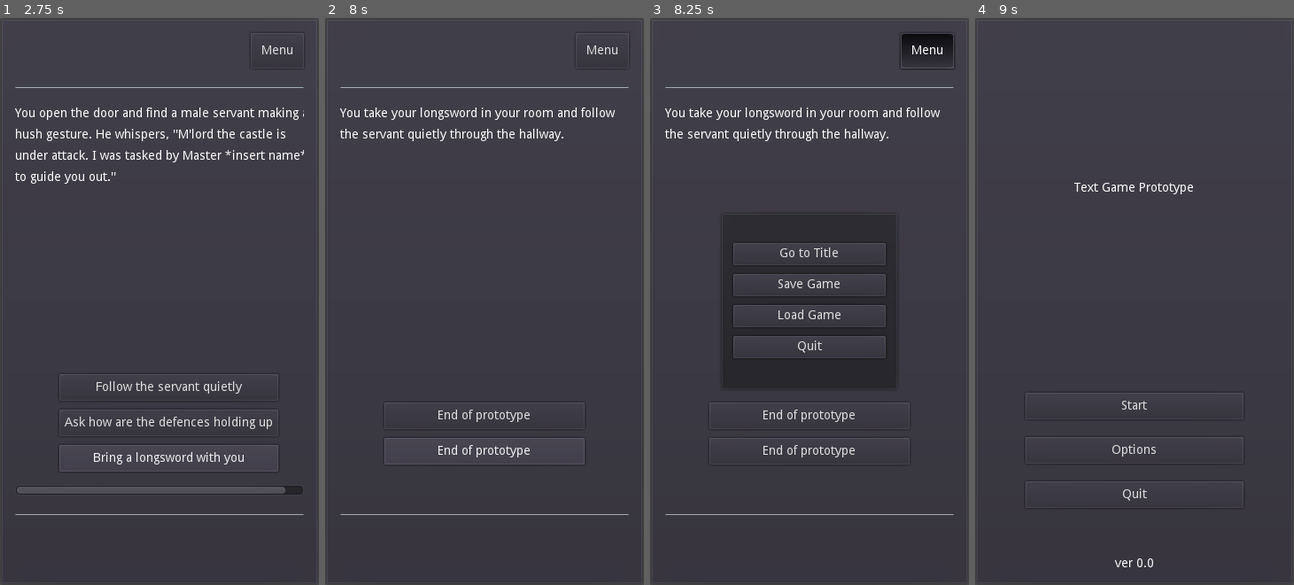
Above: before the commit, frames 1-4 (left to right).
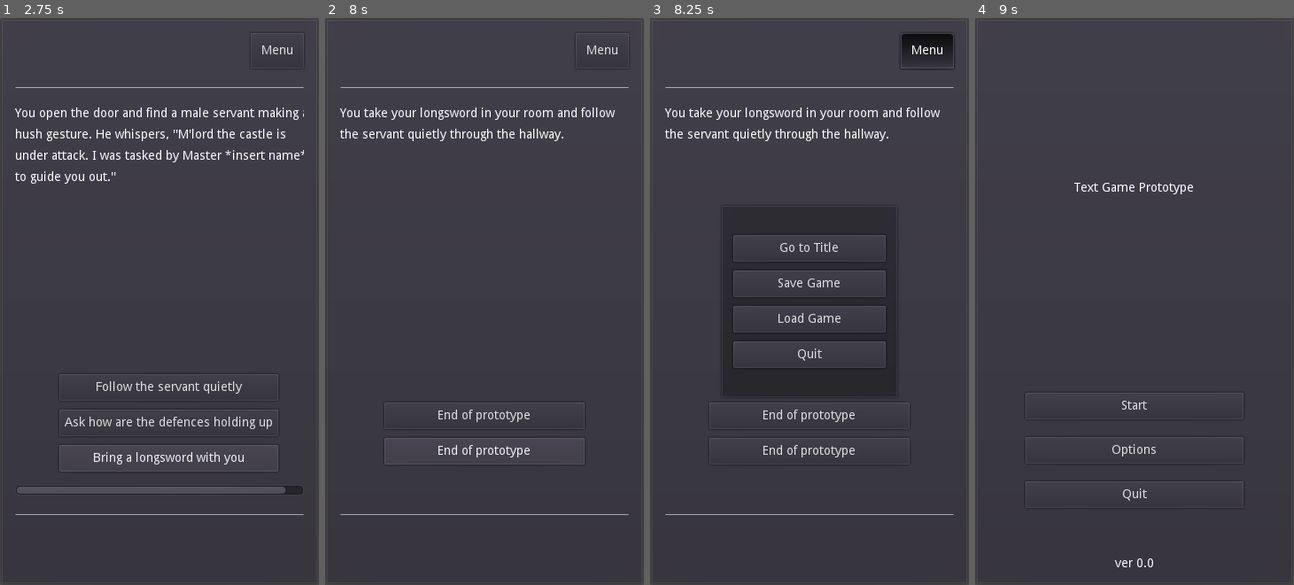
Above: after the commit, the same moments.

Repository: philipuriarte/A-Churchyard-of-Orphans
Game: Godot game, scene res://scenes/main.tscn
The game is run twice, just before and just after one commit, with the same random seed, the same clock (stepped at 60 frames per second) and the same inputs.
Inputs:
- Up to frame 1 (2.75 s): click "Start" at 0.5 s; click "Continue" at 1.25 s; click "Open the door" at 2 s
- Up to frame 2 (8 s): click "Follow the servant quietly" at 2.75 s; click "End of prototype" at 3.5 s; click "End of prototype" at 4.25 s; click "End of prototype" at 5 s; click "End of prototype" at 5.75 s; click "End of prototype" at 6.5 s; click "End of prototype" at 7.25 s
- Up to frame 3 (8.25 s): click "Menu" at 8 s
- Up to frame 4 (9 s): click "Go to Title" at 8.75 s

Frames 1-2 are identical in both runs. In frame 3, 2.2% of the frame differs, in the area x 26-74%, y 38-62%; in frame 4, nothing differs.

Commit message:
Update min size (y) of buttons in popup_menu to 30

Diff:
--- a/scenes/popup_menu.tscn
+++ b/scenes/popup_menu.tscn
@@ -15,9 +15,9 @@
 anchor_right = 0.5
 anchor_bottom = 0.5
 margin_left = -96.0
-margin_top = -96.0
+margin_top = -105.0
 margin_right = 96.0
-margin_bottom = 96.0
+margin_bottom = 105.0
 size_flags_horizontal = 3
 size_flags_vertical = 3
 custom_constants/margin_right = 10
@@ -29,13 +29,13 @@
 margin_left = 10.0
 margin_top = 30.0
 margin_right = 182.0
-margin_bottom = 162.0
+margin_bottom = 180.0
 custom_constants/separation = 10
 
 [node name="TitleButton" type="Button" parent="MenuMargin/MenuContainer"]
 margin_right = 120.0
 margin_bottom = 25.0
-rect_min_size = Vector2( 0, 25 )
+rect_min_size = Vector2( 0, 30 )
 focus_mode = 0
 text = "Go to Title"
 
@@ -43,7 +43,7 @@
 margin_top = 35.0
 margin_right = 120.0
 margin_bottom = 60.0
-rect_min_size = Vector2( 0, 25 )
+rect_min_size = Vector2( 0, 30 )
 focus_mode = 0
 text = "Save Game"
 
@@ -51,7 +51,7 @@
 margin_top = 70.0
 margin_right = 120.0
 margin_bottom = 95.0
-rect_min_size = Vector2( 0, 25 )
+rect_min_size = Vector2( 0, 30 )
 focus_mode = 0
 text = "Load Game"
 
@@ -59,7 +59,7 @@
 margin_top = 105.0
 margin_right = 120.0
 margin_bottom = 130.0
-rect_min_size = Vector2( 0, 25 )
+rect_min_size = Vector2( 0, 30 )
 focus_mode = 0
 text = "Quit"
 
